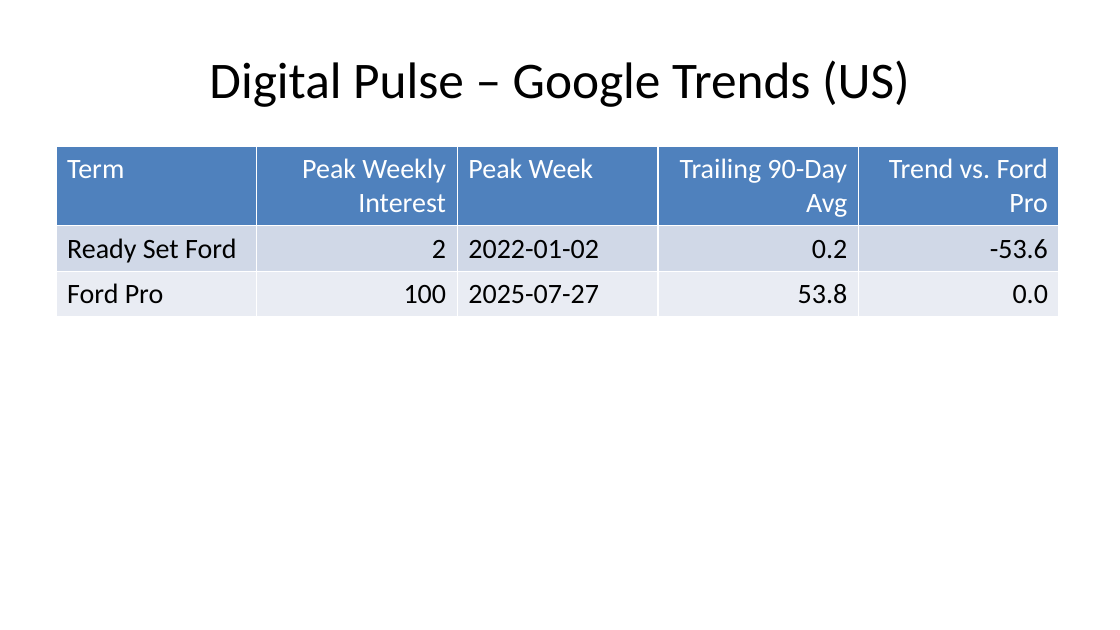
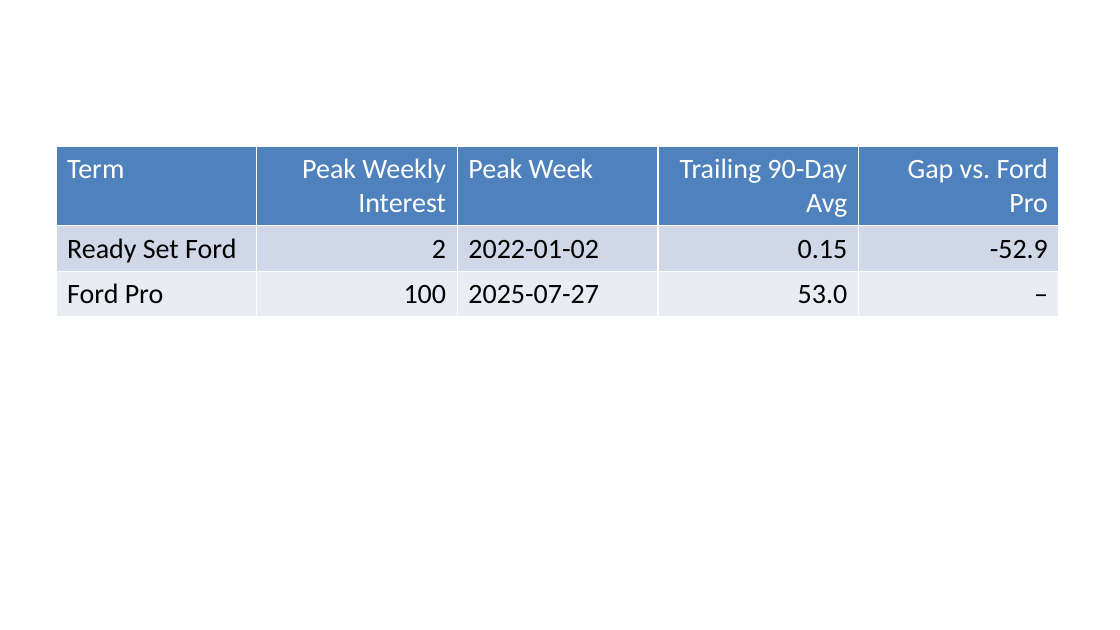
Before and after one commit to kh0pper/DSCI-5330-Assignment-03, a slide deck: slide 3 of deck/Ready_Set_Ford_deck.pptx (slide 4 before the commit). Drawn at 1120x630 pixels with LibreOffice and Linux fonts; fonts in the diff are those of the drawing. Boxes give left, top, right and bottom in pixels: in the first picture for what was removed or moved away, otherwise in the second. Text is boxed around its words. In the diff, an @@ line names an element or a change of style, - is before the commit and + after.

```diff
--- a/deck/Ready_Set_Ford_deck.pptx
+++ b/deck/Ready_Set_Ford_deck.pptx
@@ title removed at [209, 60, 910, 107] @@
-Digital Pulse – Google Trends (US)
@@ table at [56, 147, 1058, 562] @@
-row 1, column 5: Trend vs. Ford Pro
+row 1, column 5: Gap vs. Ford Pro
-row 2, column 4: 0.2
+row 2, column 4: 0.15
-row 2, column 5: -53.6
+row 2, column 5: -52.9
-row 3, column 4: 53.8
+row 3, column 4: 53.0
-row 3, column 5: 0.0
+row 3, column 5: –
```
Also in this commit, not shown: 4 other slides changed, 2 slides added, 2 other files.
